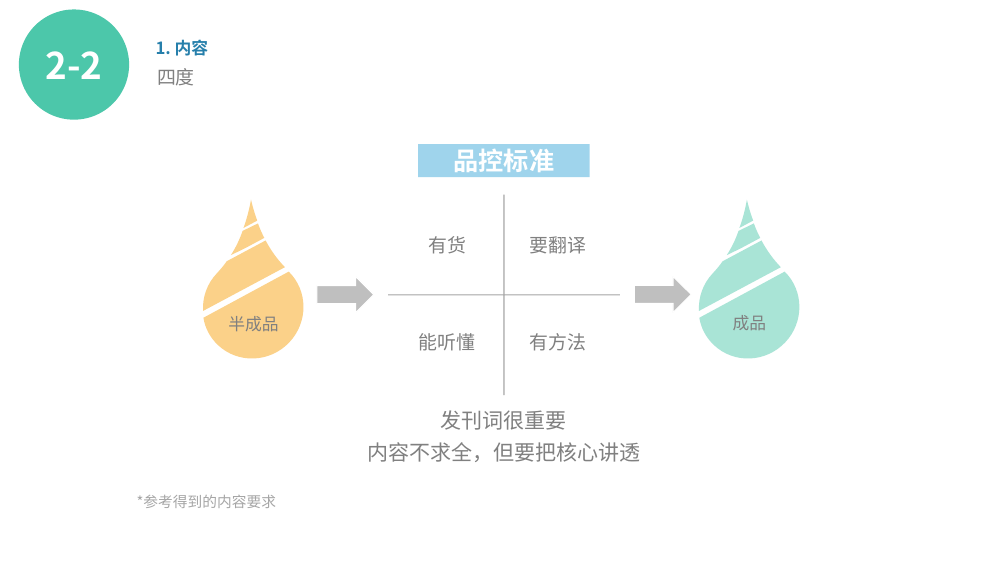
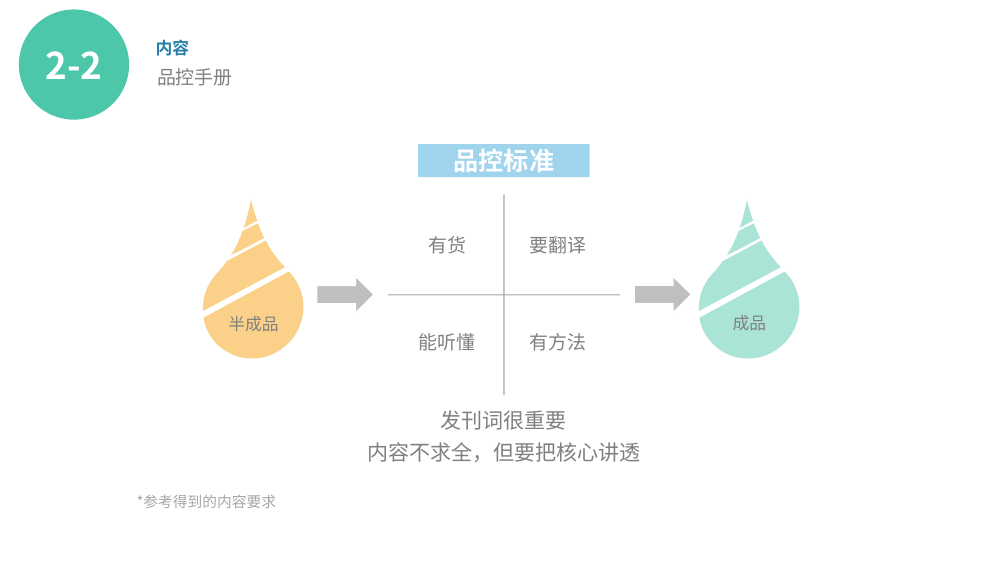
Before and after one commit to izhouping/KPA, a slide deck: slide 16 of 项目演示.pptx (slide 15 before the commit). Drawn at 1008x567 pixels with LibreOffice and Linux fonts; fonts in the diff are those of the drawing. Boxes give left, top, right and bottom in pixels: in the first picture for what was removed or moved away, otherwise in the second. Text is boxed around its words. In the diff, an @@ line names an element or a change of style, - is before the commit and + after.

```diff
--- a/项目演示.pptx
+++ b/项目演示.pptx
@@ text at (156, 39, 190, 56): text changed @@
-1. 内容
+内容
@@ text at (157, 68, 233, 86): text changed @@
-四度
+品控手册
```
Also in this commit, not shown: 17 other slides changed, 4 slides added, 1 slide removed, 1 other file.
